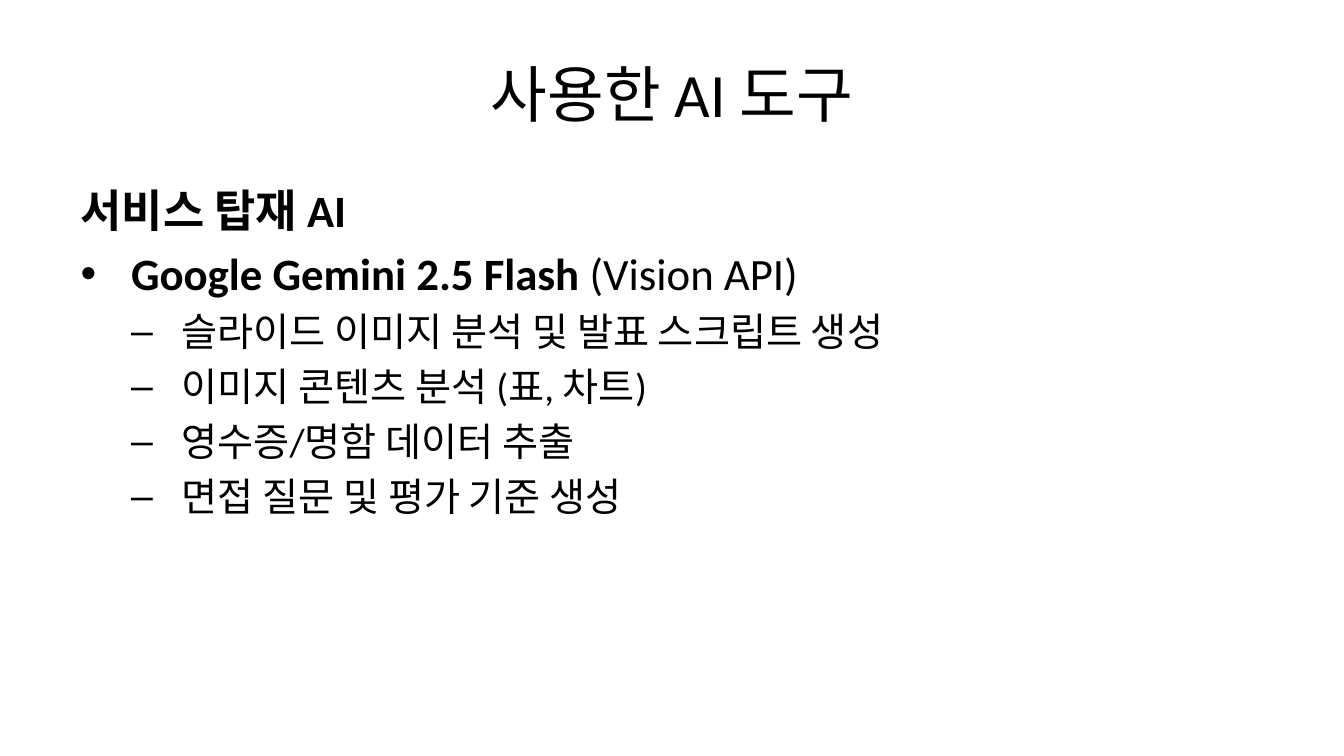
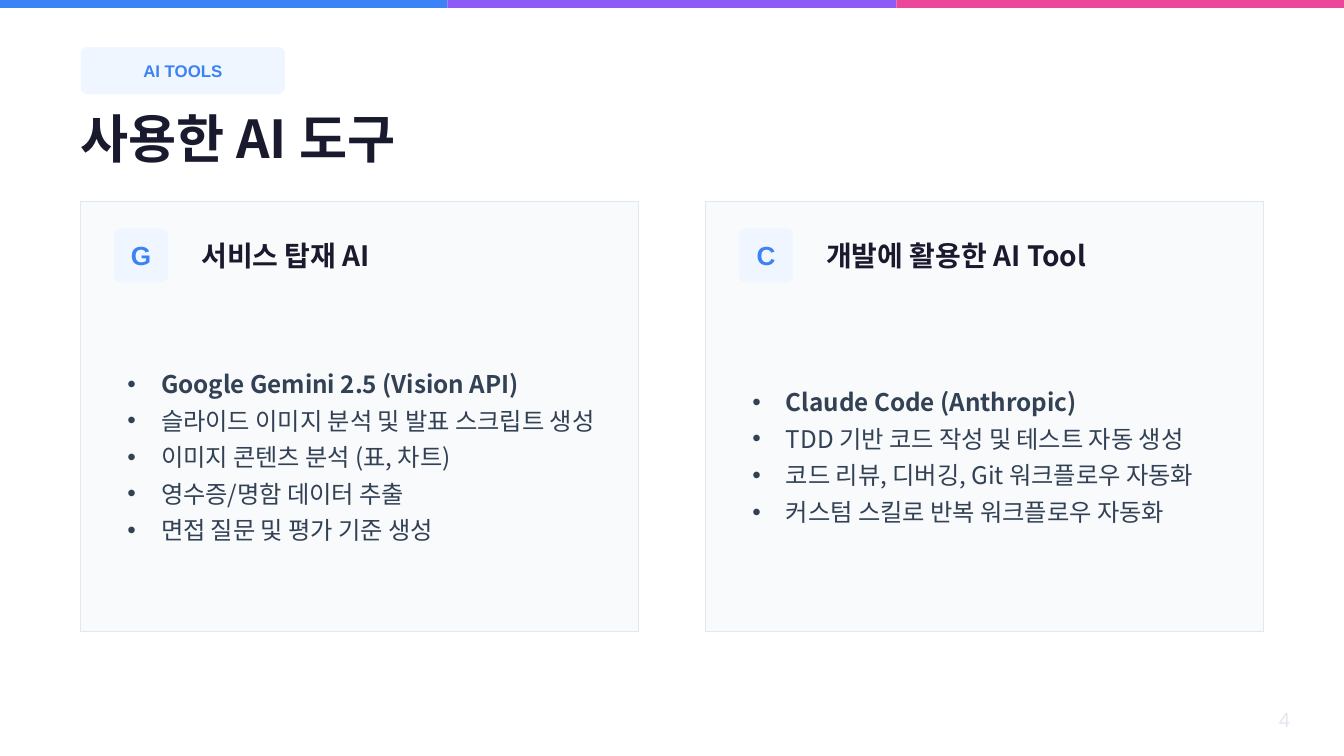
Before and after one commit to shinysky73/ai-worker, a slide deck: slide 4 of docs/REPORT_SLIDES.pptx. Drawn at 1344x756 pixels with LibreOffice and Linux fonts; fonts in the diff are those of the drawing. Boxes give left, top, right and bottom in pixels: in the first picture for what was removed or moved away, otherwise in the second. Text is boxed around its words. In the diff, an @@ line names an element or a change of style, - is before the commit and + after.

```diff
--- a/docs/REPORT_SLIDES.pptx
+++ b/docs/REPORT_SLIDES.pptx
@@ rectangle added at (0,0,448,8), fill #3B82F6 @@
@@ rectangle added at (448,0,896,8), fill #8B5CF6 @@
@@ rectangle added at (896,0,1344,8), fill #EC4899 @@
@@ rounded rectangle added at (81,47,285,94), fill #EFF6FF @@
@@ text added at (143,65,223,77), 9 pt, text #3B82F6, bold @@
+AI TOOLS
@@ text "사용한 AI 도구": place and size @@
-text "사용한 AI 도구" at (491,66,853,122)
+text "사용한 AI 도구" at (81,114,395,163)
@@ text "사용한 AI 도구" at (81,114,395,163): size 33 to 28 pt, font Calibri to Noto Sans CJK KR, text colour #000000 to #1A1A2E, bold on; alignment centre to left @@
@@ rectangle added at (81,202,638,632), fill #F8FAFC, outline #E2E8F0 0.5 pt @@
@@ rectangle added at (706,202,1263,632), fill #F8FAFC, outline #E2E8F0 0.5 pt @@
@@ rounded rectangle added at (114,228,168,282), fill #EFF6FF @@
@@ rounded rectangle added at (739,228,793,282), fill #EFF6FF @@
@@ text added at (131,246,151,265), 14 pt, text #3B82F6, bold @@
+G
@@ text added at (201,242,370,269), 15 pt, text #1A1A2E, bold @@
+서비스 탑재 AI
@@ text added at (757,246,776,266), 14 pt, text #3B82F6, bold @@
+C
@@ text added at (826,242,1086,269), 15 pt, text #1A1A2E, bold @@
+개발에 활용한 AI Tool
@@ text "Google Gemini 2.5 (Vision API)": place and size @@
-text "Google Gemini 2.5 (Vision API)" at (81,189,883,514)
+text "Google Gemini 2.5 (Vision API)" at (161,373,595,541)
@@ text "Google Gemini 2.5 (Vision API)" at (161,373,595,541): vertical alignment top to middle @@
@@ text at (161,373,519,399): text changed; size 24 to 13 pt; font Calibri to Noto Sans CJK KR; text colour #000000 to #334155 @@
-서비스 탑재 AI
-• Google Gemini 2.5 Flash (Vision API)
+• Google Gemini 2.5 (Vision API)
@@ text at (161,410,595,541): size 21 to 13 pt, font Calibri to Noto Sans CJK KR, text colour #000000 to #334155 in "슬라이드 이미지 분석 및 발표 스크립트 생성", "이미지 콘텐츠 분석 (표, 차트)", "영수증/명함 데이터 추출", "면접 질문 및 평가 기준 생성"; bullet – to •; list level 2 to 1 in "슬라이드 이미지 분석 및 발표 ..."; list level 2 to 1 in "이미지 콘텐츠 분석 (표, 차트)"; list level 2 to 1 in "영수증/명함 데이터 추출"; list level 2 to 1 in "면접 질문 및 평가 기준 ..." @@
@@ text added at (786,391,1193,523), 13 pt, text #334155 @@
+• Claude Code (Anthropic)
+• TDD 기반 코드 작성 및 테스트 자동 생성
+• 코드 리뷰, 디버깅, Git 워크플로우 자동화
+• 커스텀 스킬로 반복 워크플로우 자동화
```
Also in this commit, not shown: 15 other slides changed, 2 slides added, 1 slide removed, 1 other file.
